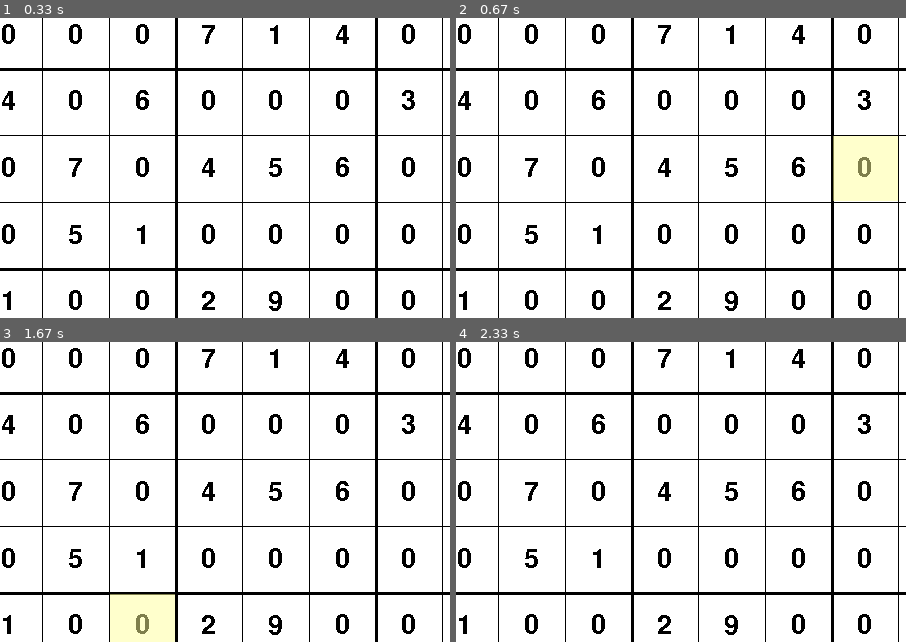
Above: before the commit, frames 1-4 (two rows, left to right).
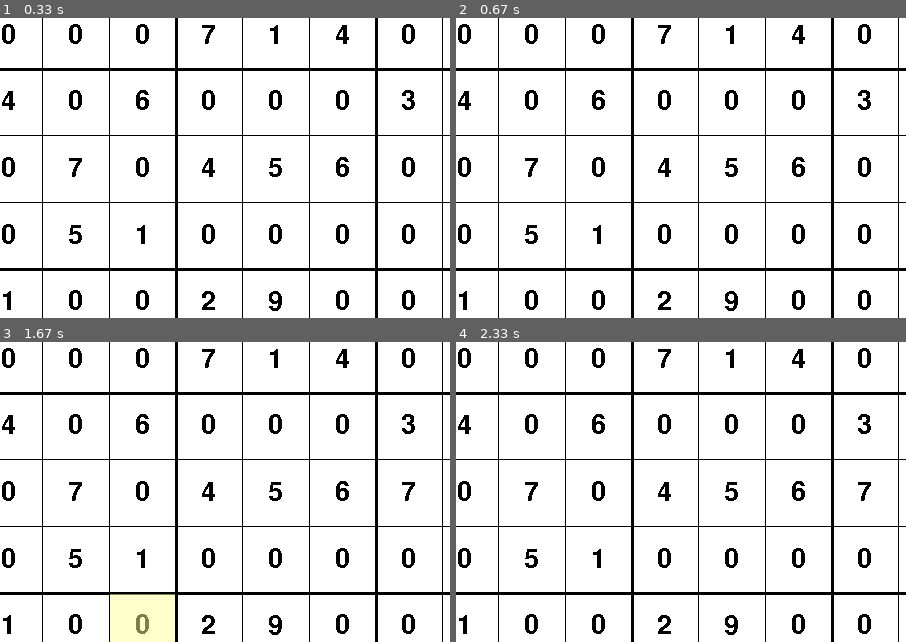
Above: after the commit, the same moments.

Repository: TedGraveson/Suduko
Game: pygame game, started from SudukoGUI.py
Same seed, same stepped clock (60 frames per second), same inputs: the game is played once before the commit and once after it.
Inputs (mouse positions are % of the whole screen's width and height, from its top left):
- Up to frame 1 (0.33 s): no input
- Up to frame 2 (0.67 s): click (50, 50) at 0.38 s
- Up to frame 3 (1.67 s): tap 7 at 0.67 s; move the mouse to (19, 74) at 1.13 s; click (19, 74) at 1.37 s
- Up to frame 4 (2.33 s): move the mouse to (24, 13) at 1.73 s; click (24, 13) at 2.05 s
The pictures show only the part of the screen within x 3-53%, y 25-75%; the shares and areas given below are measured in that part.

Frame 1 is identical in both runs. In frame 2, 3.1% of the frame differs, in the area x 83-99%, y 39-61%; in frame 3, 0.1%; in frame 4, 0.1%.

Commit message:
Update SudukoGUI.py

Diff:
--- a/SudukoGUI.py
+++ b/SudukoGUI.py
@@ -1,11 +1,9 @@
 import pygame
 import Suduko
 
-boardImg = pygame.image.load("SudokuBoard900.jpg")
-boardImg = pygame.transform.scale(boardImg, (600, 600))
-
 white = (255,255,255)
 black = (0, 0, 0)
+
 class SudukoGUI():
     def __init__(self, suduko):
         pygame.init()
@@ -20,6 +18,7 @@
         self.font = pygame.font.Font('freesansbold.ttf', 50)
         self.selected = None
         self.drawBoard()
+        self.updateBoard()
         self.startGame()
 
 
@@ -58,6 +57,7 @@
 
     def selectSquare(self, pos):
         if(self.selected != pos):
+            self.drawBoard()
             self.selected = pos
             highlight = pygame.Surface((self.boardWidth/9 -1, self.boardHeight/9-1))
             highlight.set_alpha(128)
@@ -66,7 +66,12 @@
             yPos = (self.selected[1] * self.squareSize)+1
             self.screen.blit(highlight, (xPos, yPos))
 
+    def setSelected(self, num):
+        self.board[self.selected[0]][self.selected[1]] = num
 
+    def updateBoard(self):
+        pygame.display.update()
+        self.drawBoard()
 
 
     def startGame(self):
@@ -95,16 +100,17 @@
                     elif event.key == pygame.K_9:
                         num = 9
                     if num != None:
-                        pass
+                        self.setSelected(num)
+                        self.updateBoard()
                 elif event.type == pygame.MOUSEBUTTONDOWN:
                     pos = pygame.mouse.get_pos()
                     if pos[0] <= 600:
                         col = int(pos[1] // (self.boardWidth/9))
                         row = int(pos[0] // (self.boardHeight/9))
-                        self.drawBoard()
                         self.selectSquare((row,col))
+                        self.updateBoard()
 
-            pygame.display.update()
+
 
 arr = [
     [7,8,0,4,0,0,1,2,0],
